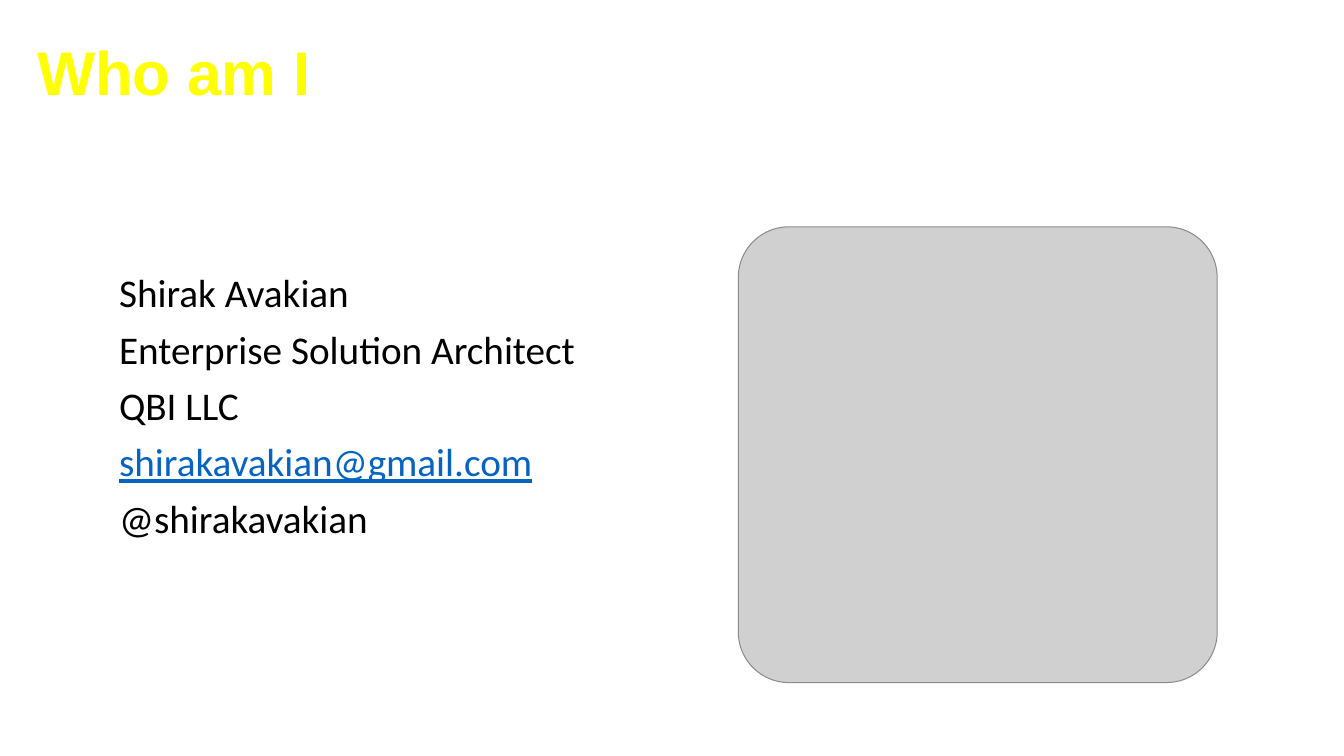
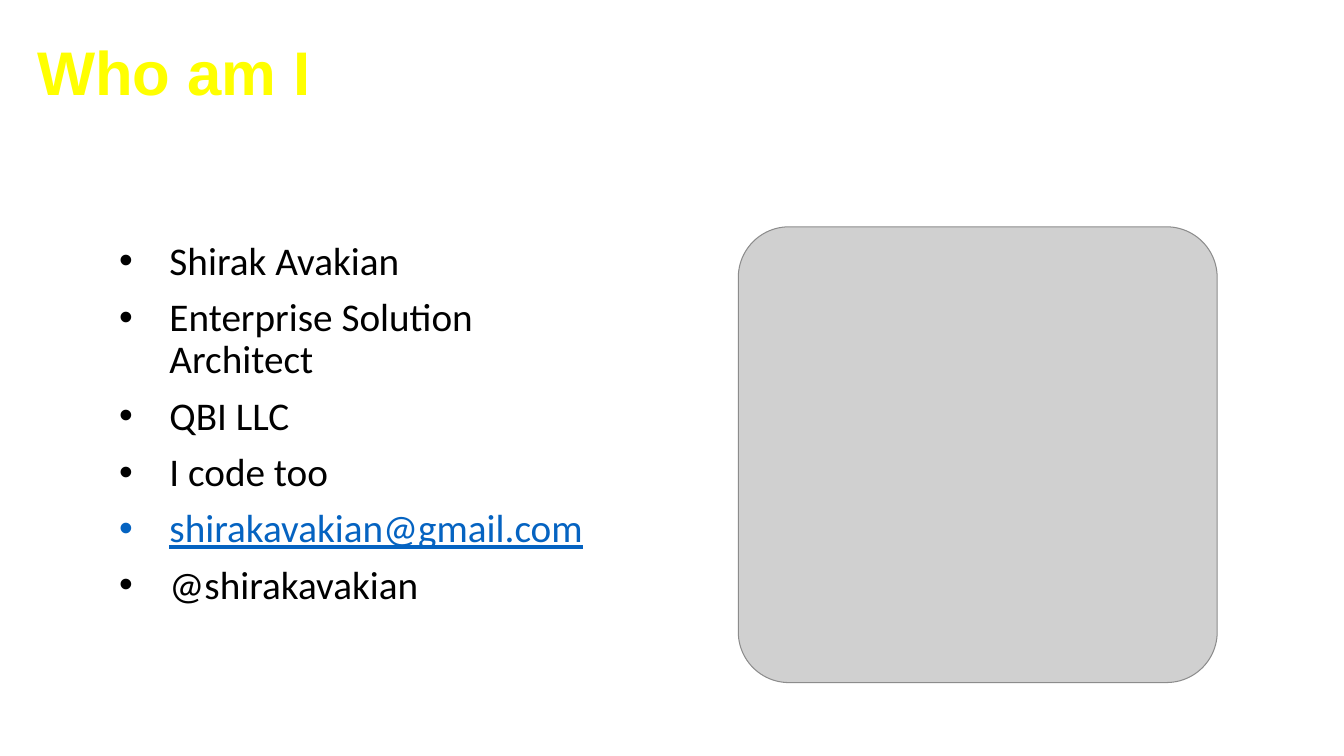
Before and after one commit to cfclick/CFSummit2016, a slide deck: slide 2 of powerpoint/architect/Crafting CF App Like An Architect.pptx. Drawn at 1344x756 pixels with LibreOffice and Linux fonts; fonts in the diff are those of the drawing; grey boxes stand for pictures; background and template pictures are left out. Boxes give left, top, right and bottom in pixels: in the first picture for what was removed or moved away, otherwise in the second. Text is boxed around its words. In the diff, an @@ line names an element or a change of style, - is before the commit and + after.

```diff
--- a/powerpoint/architect/Crafting CF App Like An Architect.pptx
+++ b/powerpoint/architect/Crafting CF App Like An Architect.pptx
@@ text "Shirak Avakian": place and size @@
-text "Shirak Avakian" at bbox=[119, 279, 575, 538]
+text "Shirak Avakian" at bbox=[169, 247, 582, 604]
@@ text at bbox=[169, 247, 582, 604]: bullet none to • @@
@@ text at bbox=[169, 458, 328, 487]: paragraph added @@
+• I code too
```
Also in this commit, not shown: 7 other slides changed, 1 slide added, 1 other file.
